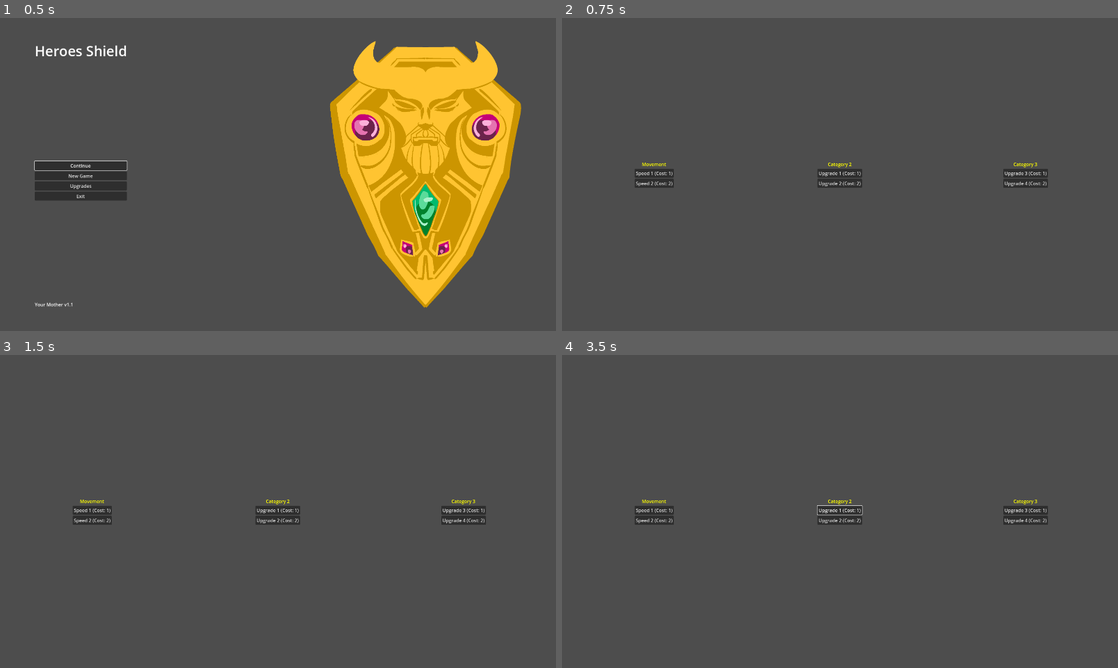
Above: before the commit, frames 1-4 (two rows, left to right).
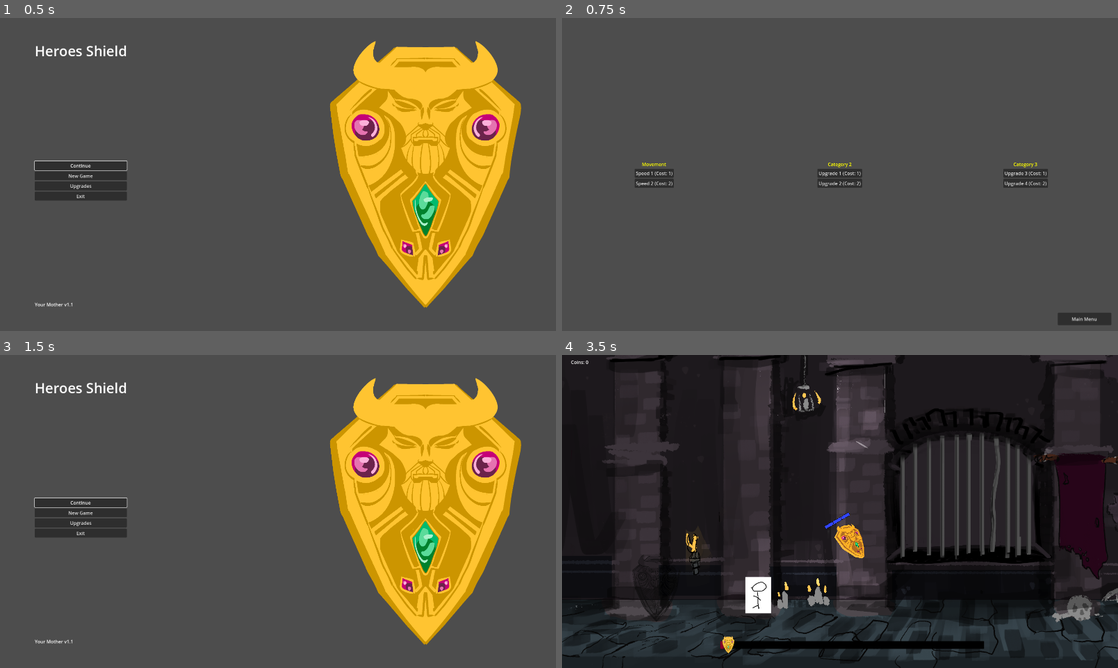
Above: after the commit, the same moments.

Repository: Cookie-Tin-Studios/Heroes-Shield
Game: Godot game, scene res://scenes/menu/main_menu.tscn
Same seed, same stepped clock (60 frames per second), same inputs: the game is played once before the commit and once after it.
Inputs (mouse positions are in pixels of both pictures, inside the frame that each line leads up to):
- Up to frame 1 (0.5 s): no input
- Up to frame 2 (0.75 s): click "Upgrades" at 0.5 s
- Up to frame 3 (1.5 s): click (522, 655) at 1.25 s, where only the run after the commit has a clickable "Main Menu"
- Up to frame 4 (3.5 s): click (645, 511) at 2 s, where only the run after the commit has a clickable "New Game"; move the mouse to (962, 495) at 2.77 s; hold Right (ui_right) from 2.78 s (still down); click (962, 495) at 2.85 s

Frame 1 is identical in both runs. In frame 2, 0.3% of the frame differs, in the area x 89-99%, y 94-98%; in frame 3, 22%; in frame 4, 93%, in the area x 0-100%, y 0-100%.

Commit message:
Add back to main menu button

Diff:
--- a/scenes/menu/upgrade_menu.tscn
+++ b/scenes/menu/upgrade_menu.tscn
@@ -28,3 +28,11 @@
 size_flags_horizontal = 3
 size_flags_vertical = 3
 alignment = 1
+
+[node name="MainMenuButton" type="Button" parent="."]
+layout_mode = 0
+offset_left = 1712.0
+offset_top = 1017.0
+offset_right = 1897.0
+offset_bottom = 1060.0
+text = "Main Menu"
--- a/scripts/menu/upgrade_menu.gd
+++ b/scripts/menu/upgrade_menu.gd
@@ -5,9 +5,11 @@
 
 # IMPORTANT: Change the type of `CategoriesContainer` to HBoxContainer in the Editor
 @onready var categories_container: HBoxContainer = $MarginContainer/ScrollContainer/CategoriesContainer
+@onready var main_menu_button: Button = $MainMenuButton
 
 func _ready():
 	generate_upgrades_menu()
+	main_menu_button.pressed.connect(go_to_main_menu)
 
 func clear_container(container: Control) -> void:
 	for child in container.get_children():
@@ -71,3 +73,6 @@
 			print("Unlocked upgrade: ", upgrade_name, " in category: ", category_name)
 		else:
 			print("Already unlocked!")
+
+func go_to_main_menu() -> void:
+	get_tree().change_scene_to_file("res://scenes/menu/main_menu.tscn")
Not shown: 1 places in scenes/menu/upgrade_menu.tscn that only renumber resources
